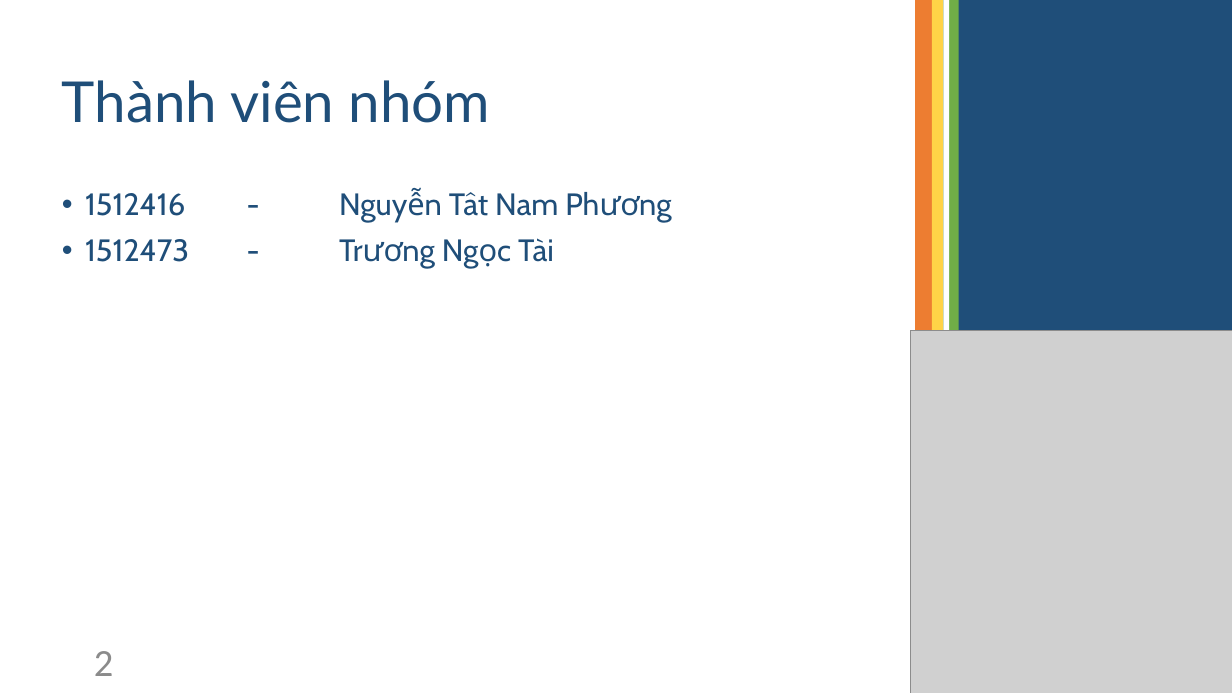
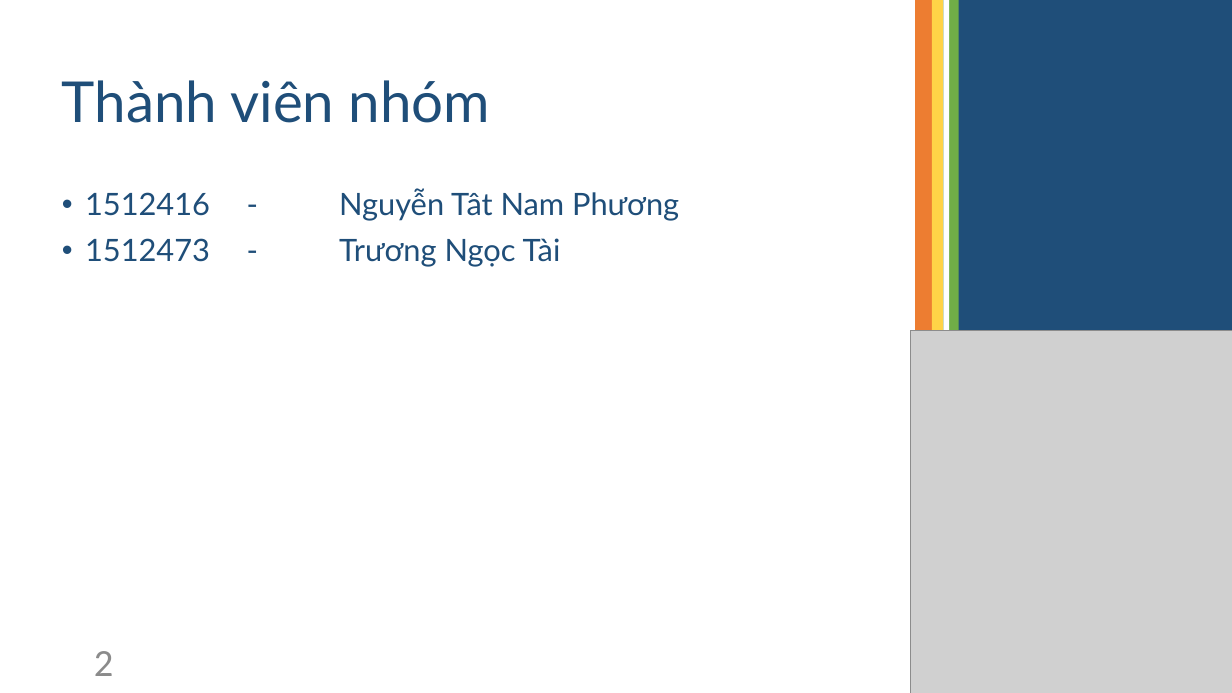
Before and after one commit to TruongNgocTai/GPU_finalProject, a slide deck: slide 2 of Radix Sort.pptx. Drawn at 1232x693 pixels with LibreOffice and Linux fonts; fonts in the diff are those of the drawing; grey boxes stand for pictures. Boxes give left, top, right and bottom in pixels: in the first picture for what was removed or moved away, otherwise in the second. Text is boxed around its words. In the diff, an @@ line names an element or a change of style, - is before the commit and + after.

```diff
--- a/Radix Sort.pptx
+++ b/Radix Sort.pptx
@@ text "1512416 - Nguyễn Tât Nam ..." at [85, 188, 679, 267]: font Cabin to Lato @@
```
Also in this commit, not shown: 3 other slides changed, 8 slides added, 3 slides removed, 1 other file.
